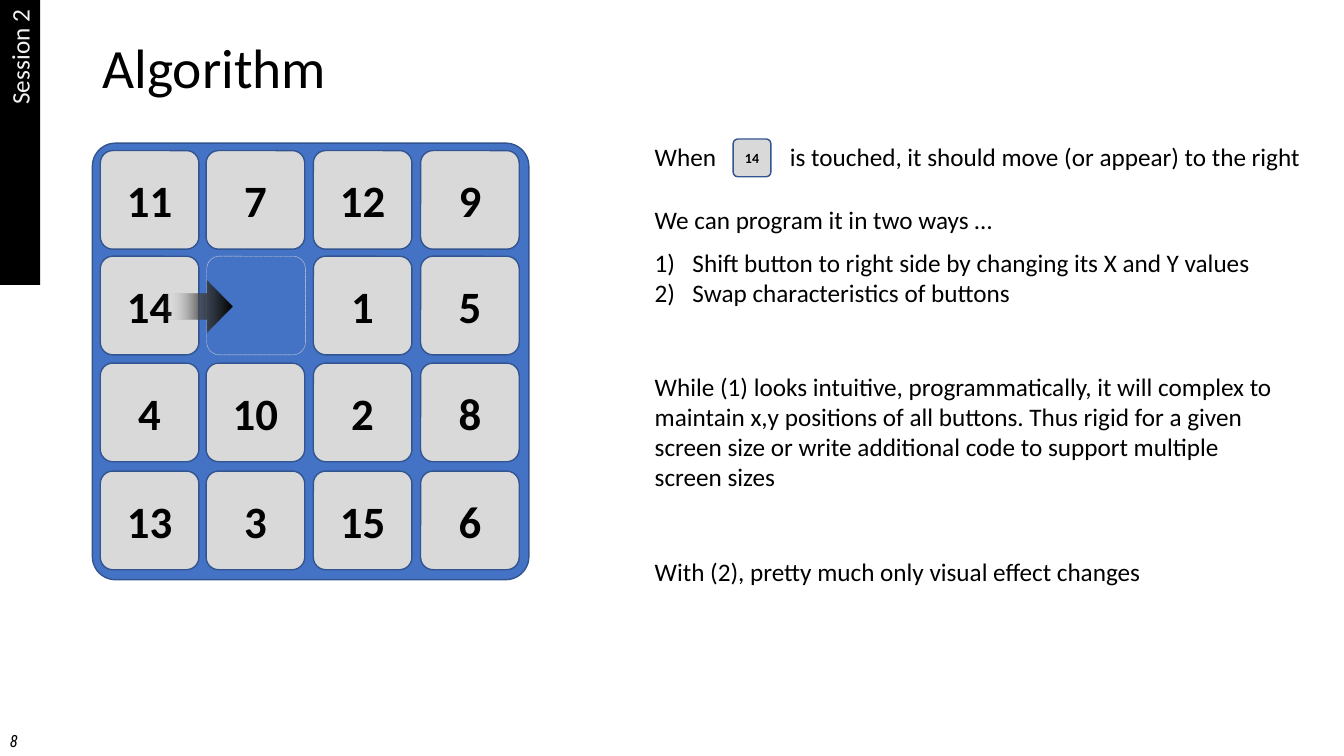
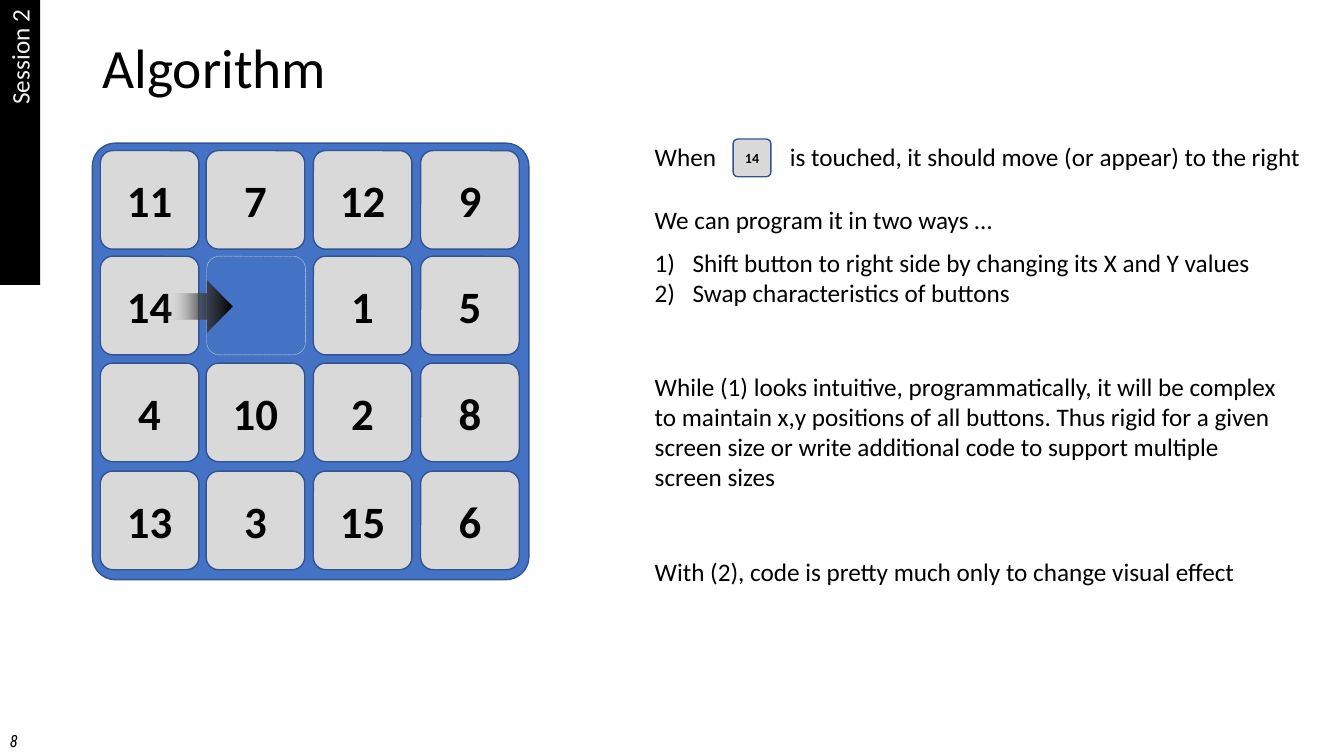
Before and after one commit to HCC-Swift-I-2017Fall/learningnotes, a slide deck: slide 8 of Swift I - Programming assignments v2.0.pptx. Drawn at 1344x756 pixels with LibreOffice and Linux fonts; fonts in the diff are those of the drawing. Boxes give left, top, right and bottom in pixels: in the first picture for what was removed or moved away, otherwise in the second. Text is boxed around its words. In the diff, an @@ line names an element or a change of style, - is before the commit and + after.

Commit message:
Few corrections - spelling mistakes and grammer

```diff
--- a/Swift I - Programming assignments v2.0.pptx
+++ b/Swift I - Programming assignments v2.0.pptx
@@ text at [655, 377, 1276, 487]: text changed @@
-While (1) looks intuitive, programmatically, it will complex to
-maintain x,y positions of all buttons. Thus rigid for a given screen size or write additional code to support multiple screen sizes
+While (1) looks intuitive, programmatically, it will be complex to maintain x,y positions of all buttons. Thus rigid for a given screen size or write additional code to support multiple screen sizes
@@ text at [655, 562, 1234, 586]: text changed @@
-With (2), pretty much only visual effect changes
+With (2), code is pretty much only to change visual effect
```
Also in this commit, not shown: 4 other slides changed.
